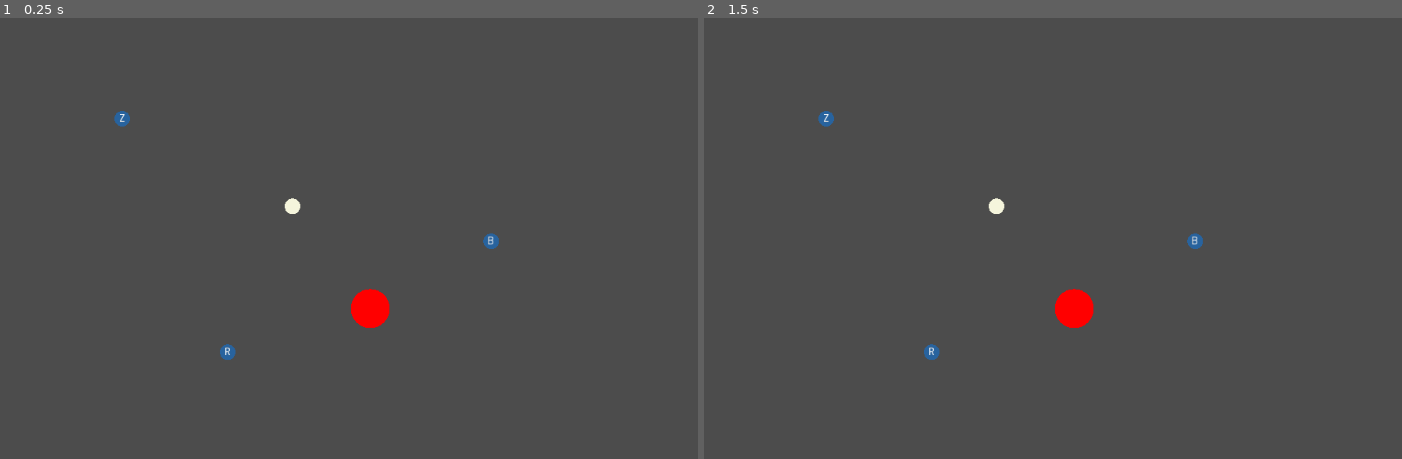
Above: before the commit, frames 1-2 (left to right).
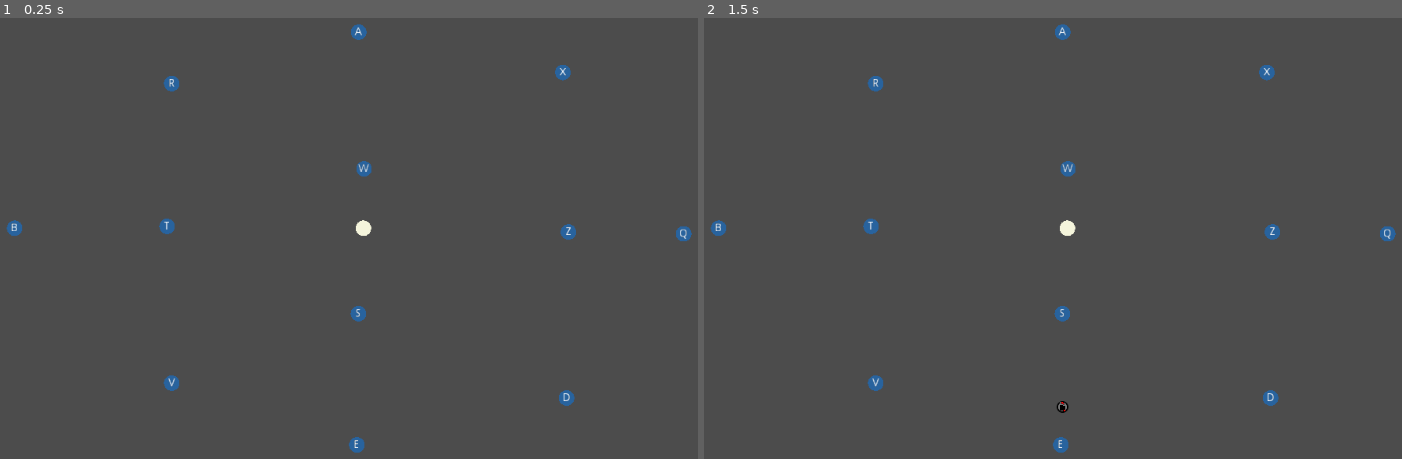
Above: after the commit, the same moments.

Repository: DevinPentecost/gmtkjam-2020
Game: Godot game, scene res://scenes/main.tscn
The game is run twice, just before and just after one commit, with the same random seed, the same clock (stepped at 60 frames per second) and the same inputs. Before the commit the project starts from res://scenes/test/hook_room.tscn. Sound files missing from this copy of the repository are replaced by a short silence.
Inputs:
- Up to frame 1 (0.25 s): no input
- Up to frame 2 (1.5 s): tap Enter at 0.5 s; tap Space at 1.25 s

The runs differ from the first frame. In frame 1, 1.4% of the frame differs, in the area x 0-100%, y 1-99%; in frame 2, 1.5%.

Commit message:
Game sucks

Diff:
--- a/project/objects/labelled/GameLabel.gd
+++ b/project/objects/labelled/GameLabel.gd
@@ -1,9 +1,14 @@
 extends Label
 class_name GameLabel
+
+signal label_activated(pressed)
 
 export (String) var label setget set_label
 export (LabelHelper.HAND) var hand = LabelHelper.HAND.LEFT
 var parent setget , _parent
+
+func _ready():
+	set_process_unhandled_key_input(true)
 
 func set_label(_label):
 	label = _label
@@ -14,8 +19,19 @@
 
 func _enter_tree():
 	#Get a random label
-	set_label(LabelHelper.get_random_label())
+	set_label(LabelHelper.get_random_label(hand))
 
 func _exit_tree():
 	#Return our label
 	LabelHelper.replace_label(label)
+
+func _unhandled_key_input(event):
+	#Get the character of the key input
+	if event.echo:
+		return
+
+	var key = OS.get_scancode_string(event.scancode)
+	var matches_label = key == label
+	if matches_label:
+		#Do we activate?
+		emit_signal("label_activated", event.pressed)
--- a/project/objects/labelled/Hook.gd
+++ b/project/objects/labelled/Hook.gd
@@ -8,22 +8,24 @@
 
 var active = false
 
+onready var alert = $Alert
+
 func _ready():
 	($CollisionShape2D.shape as CircleShape2D).radius = radius
-	set_process_unhandled_key_input(true)
+	remove_child(alert)
+
+func relabel():
+
+	add_child(alert)
+	alert._blink()
+	yield(alert, "alert_finished")
+
+	$GameLabel.label = LabelHelper.swap_label($GameLabel.label)
 
 func _draw():
 	var draw_color = active_color if active else color
 	draw_circle(Vector2.ZERO, radius, draw_color)
 
-func _unhandled_key_input(event):
-	#Get the character of the key input
-	if event.echo:
-		return
-
-	var key = OS.get_scancode_string(event.scancode)
-	var matches_label = key == $GameLabel.label
-	if matches_label:
-		#Do we activate?
-		active = event.pressed
-		update()
+func _on_GameLabel_label_activated(pressed):
+	active = pressed
+	update()
--- a/project/objects/labelled/Hook.tscn
+++ b/project/objects/labelled/Hook.tscn
@@ -1,7 +1,10 @@
-[gd_scene load_steps=4 format=2]
+[gd_scene load_steps=7 format=2]
 
 [ext_resource path="res://objects/labelled/GameLabel.tscn" type="PackedScene" id=1]
 [ext_resource path="res://objects/labelled/Hook.gd" type="Script" id=2]
+[ext_resource path="res://objects/level/Alert.tscn" type="PackedScene" id=3]
+[ext_resource path="res://objects/something.ogg" type="AudioStream" id=4]
+[ext_resource path="res://objects/something.png" type="Texture" id=5]
 
 [sub_resource type="CircleShape2D" id=1]
 
@@ -16,3 +19,14 @@
 
 [node name="CollisionShape2D" type="CollisionShape2D" parent="."]
 shape = SubResource( 1 )
+
+[node name="Alert" parent="." instance=ExtResource( 3 )]
+position = Vector2( 0, -36.0217 )
+texture = ExtResource( 5 )
+
+[node name="AudioStreamPlayer2D" parent="Alert" index="1"]
+stream = ExtResource( 4 )
+volume_db = 10.0
+[connection signal="label_activated" from="GameLabel" to="." method="_on_GameLabel_label_activated"]
+
+[editable path="Alert"]
--- /dev/null
+++ b/project/objects/labelled/Rocket.gd
@@ -0,0 +1,68 @@
+extends Area2D
+
+export var rocket_explosion = "res://objects/explosion.png"
+onready var _rocket_explosion = load(rocket_explosion)
+
+var kill_time = 0.5 #Seconds of holding the key
+var _kill_time = kill_time
+var active = false
+
+var rocket_force = 0.3 # Velocity per second
+var current_velocity = 0.25
+var velocity = Vector2.ZERO
+var direction = Vector2.ONE
+var max_velocity = 7
+
+var player = null
+onready var sprite = $Sprite
+
+
+func _ready():
+	player = get_tree().get_nodes_in_group("player").pop_back()
+	if player:
+		velocity = (player.global_position - global_position).normalized() * current_velocity
+
+
+	set_process(true)
+
+func _process(delta):
+	if active:
+		_kill_time -= delta
+
+	#Did we die?
+	if _kill_time < 0:
+		_kill()
+		_kill_time = 99999
+
+
+	#How much health left on the rocket?
+	var life_percent = _kill_time / kill_time
+	var color = lerp(0, 1, life_percent)
+	modulate = Color(color, color, color)
+
+	#Sprite always faces at player
+	if player:
+		sprite.rotation = (player.global_position - global_position).normalized().angle() + PI/2
+
+		#Move the rocket towards the player
+		direction = (player.global_position - global_position).normalized()
+
+	#Make sure we don't exceed max speed
+	current_velocity += rocket_force * delta
+	velocity = direction * current_velocity
+	velocity = velocity.clamped(max_velocity)
+	position += velocity
+
+func _kill():
+	#Wait for both an explosion animation to play and the explosion sound
+	print("Rocket dead")
+
+	sprite.texture = _rocket_explosion
+
+	$AudioStreamPlayer2D.play()
+	yield($AudioStreamPlayer2D, "finished")
+
+	queue_free()
+
+func _on_GameLabel_label_activated(pressed):
+	active = pressed
--- /dev/null
+++ b/project/objects/labelled/Rocket.tscn
@@ -0,0 +1,36 @@
+[gd_scene load_steps=8 format=2]
+
+[ext_resource path="res://objects/labelled/GameLabel.tscn" type="PackedScene" id=1]
+[ext_resource path="res://objects/labelled/Rocket.gd" type="Script" id=2]
+[ext_resource path="res://objects/labelled/rocket.png" type="Texture" id=3]
+[ext_resource path="res://objects/level/Alert.tscn" type="PackedScene" id=4]
+[ext_resource path="res://objects/alert.ogg" type="AudioStream" id=5]
+[ext_resource path="res://objects/labelled/rocket_explode.ogg" type="AudioStream" id=6]
+
+[sub_resource type="CircleShape2D" id=1]
+
+[node name="Rocket" type="Area2D"]
+script = ExtResource( 2 )
+
+[node name="CollisionShape2D" type="CollisionShape2D" parent="."]
+shape = SubResource( 1 )
+
+[node name="GameLabel" parent="." instance=ExtResource( 1 )]
+hand = 1
+
+[node name="Sprite" type="Sprite" parent="."]
+texture = ExtResource( 3 )
+
+[node name="Alert" parent="." instance=ExtResource( 4 )]
+position = Vector2( 0, -35.3176 )
+
+[node name="AudioStreamPlayer2D" parent="Alert" index="1"]
+stream = ExtResource( 5 )
+volume_db = 15.0
+pitch_scale = 1.31
+
+[node name="AudioStreamPlayer2D" type="AudioStreamPlayer2D" parent="."]
+stream = ExtResource( 6 )
+[connection signal="label_activated" from="GameLabel" to="." method="_on_GameLabel_label_activated"]
+
+[editable path="Alert"]
--- /dev/null
+++ b/project/objects/labelled/Turret.gd
@@ -0,0 +1,44 @@
+tool
+extends Area2D
+class_name Turret
+
+signal launched_rocket(turret)
+
+var launch_time_range = Vector2(10, 15) # Min/Max launch time base
+var launch_time_speedup = 0.25 # How much quicker it launches per 'difficulty'
+var difficulty = 0
+
+onready var sprite = $PlatformSprite/CannonSprite
+var player = null
+
+# Called when the node enters the scene tree for the first time.
+func _ready():
+	player = get_tree().get_nodes_in_group("player").pop_back()
+
+	#Get all turret listeners
+	for listener in get_tree().get_nodes_in_group("turret_listener"):
+		connect("launched_rocket", listener, "_on_Turret_launched_rocket", [self])
+
+	set_process(true)
+	_launch()
+
+func _process(delta):
+
+	#Have the cannon face the player
+	if player:
+		sprite.rotation = (player.global_position - global_position).normalized().angle() + PI/2
+
+func _launch():
+	#Pick a new time
+	var launch_time = rand_range(launch_time_range.x, launch_time_range.y)
+	launch_time -= launch_time_speedup * difficulty
+
+	#Run the timer...
+	$Timer.start(launch_time)
+	yield($Timer, "timeout")
+
+	#Launch a missle
+	emit_signal("launched_rocket")
+
+	#Start again!
+	_launch()
--- /dev/null
+++ b/project/objects/labelled/Turret.tscn
@@ -0,0 +1,25 @@
+[gd_scene load_steps=5 format=2]
+
+[ext_resource path="res://objects/labelled/Turret.gd" type="Script" id=2]
+[ext_resource path="res://objects/labelled/platform.png" type="Texture" id=3]
+[ext_resource path="res://objects/labelled/cannon.png" type="Texture" id=4]
+
+[sub_resource type="CircleShape2D" id=1]
+
+[node name="Turret" type="Area2D" groups=[
+"turret",
+]]
+script = ExtResource( 2 )
+
+[node name="CollisionShape2D" type="CollisionShape2D" parent="."]
+shape = SubResource( 1 )
+
+[node name="PlatformSprite" type="Sprite" parent="."]
+texture = ExtResource( 3 )
+
+[node name="CannonSprite" type="Sprite" parent="PlatformSprite"]
+texture = ExtResource( 4 )
+
+[node name="Timer" type="Timer" parent="."]
+wait_time = 3.62214
+one_shot = true
--- /dev/null
+++ b/project/objects/level/Alert.gd
@@ -0,0 +1,41 @@
+extends Sprite
+
+signal alert_finished(alert)
+
+export (float) var blink_time = 0.5
+export (int) var blink_count = 5
+var _blink_count = 0
+
+onready var timer = $Timer
+onready var player = $AudioStreamPlayer2D
+
+# Called when the node enters the scene tree for the first time.
+func _ready():
+	_blink()
+
+func _exit_tree():
+	player.stop()
+	timer.stop()
+
+func _blink():
+	#Increment blink count
+	_blink_count += 1
+
+	#Determine visibility
+	var visibility = _blink_count % 2 == 1
+	visible = visibility
+
+	#Do we play a sound?
+	if visibility:
+		player.play()
+
+	#Wait for the next blink
+	timer.start(blink_time)
+	yield(timer, "timeout")
+
+	#Are we done?
+	if _blink_count == blink_count:
+		visible = false
+		emit_signal("alert_finished")
+	else:
+		_blink()
--- /dev/null
+++ b/project/objects/level/Alert.tscn
@@ -0,0 +1,12 @@
+[gd_scene load_steps=3 format=2]
+
+[ext_resource path="res://objects/level/Alert.gd" type="Script" id=1]
+[ext_resource path="res://objects/alert.png" type="Texture" id=2]
+
+[node name="Alert" type="Sprite"]
+texture = ExtResource( 2 )
+script = ExtResource( 1 )
+
+[node name="Timer" type="Timer" parent="."]
+
+[node name="AudioStreamPlayer2D" type="AudioStreamPlayer2D" parent="."]
--- /dev/null
+++ b/project/objects/level/GameHandler.gd
@@ -0,0 +1,84 @@
+extends Node2D
+
+const RocketScene = preload("res://objects/labelled/Rocket.tscn")
+const TurretScene = preload("res://objects/labelled/Turret.tscn")
+
+export (float) var turret_spawn_interval = 30 # Seconds to spawn a new one
+export (float) var relabel_hooks_interval = 20 # Seconds to do a hook relable
+export (float) var difficulty_increase_interval = 45 # Seconds to increase difficulty
+
+var difficulty = 1
+
+onready var player = $Player
+
+onready var turrets = $Turrets
+onready var hooks = $Hooks
+onready var obstacles = $Obstacles
+
+onready var turret_timer = $TurretTimer
+onready var relabel_timer = $RelabelTimer
+onready var difficulty_timer = $DifficultyTimer
+
+# Called when the node enters the scene tree for the first time.
+func _ready():
+	_spawn_turret()
+	_relabel_hooks()
+	_increase_difficulty()
+
+func _on_Turret_launched_rocket(turret):
+
+	#We create a new rocket
+	var new_rocket = RocketScene.instance()
+	new_rocket.global_position = turret.global_position
+
+	#Add it
+	add_child(new_rocket)
+
+func _spawn_turret():
+
+	#Pick a turret spawner
+	var spawners = get_tree().get_nodes_in_group("turret_spawner")
+	if spawners.size() == 0:
+		#We're done
+		turret_timer.queue_free()
+		return
+
+	#Pick a spawner at random
+	var spawner = spawners[randi() % spawners.size()]
+	spawner.trigger_spawn()
+
+	#Wait for the timer
+	turret_timer.start(turret_spawn_interval)
+	yield(turret_timer, "timeout")
+
+	_spawn_turret()
+
+func _relabel_hooks():
+	relabel_timer.start(relabel_hooks_interval)
+	yield(relabel_timer, "timeout")
+
+	#Pick some hooks at random
+	for count in range(difficulty):
+		var hook = hooks.get_children()[randi()%hooks.get_child_count()]
+		hook.relabel()
+
+	_relabel_hooks()
+
+func _increase_difficulty():
+	difficulty_timer.start(difficulty_increase_interval)
+	yield(difficulty_timer, "timeout")
+	difficulty += 1
+
+	#Increase the difficulty of all current turrets!
+	for turret in get_tree().get_nodes_in_group("turret"):
+		turret.difficulty = difficulty
+
+	_increase_difficulty()
+
+func _on_TurretSpawner_spawned_turret(spawner):
+	#Make a new turret
+	var new_turret = TurretScene.instance()
+	new_turret.global_position = spawner.global_position
+
+	#Add it to our collection
+	turrets.add_child(new_turret)
--- /dev/null
+++ b/project/objects/level/TurretSpawn.gd
@@ -0,0 +1,19 @@
+extends Position2D
+
+signal spawned_turret(spawner)
+
+const TurretScene = preload("res://objects/labelled/Turret.tscn")
+
+onready var alert = $Alert
+
+func _ready():
+	remove_child(alert)
+	for listener in get_tree().get_nodes_in_group("turret_spawn_listener"):
+		connect("spawned_turret", listener, "_on_TurretSpawner_spawned_turret", [self])
+
+func trigger_spawn():
+	add_child(alert)
+	alert._blink()
+	yield(alert, "alert_finished")
+	emit_signal("spawned_turret")
+	queue_free()
--- /dev/null
+++ b/project/objects/level/TurretSpawn.tscn
@@ -0,0 +1,22 @@
+[gd_scene load_steps=5 format=2]
+
+[ext_resource path="res://objects/level/Alert.tscn" type="PackedScene" id=1]
+[ext_resource path="res://objects/something.ogg" type="AudioStream" id=2]
+[ext_resource path="res://objects/something.png" type="Texture" id=3]
+[ext_resource path="res://objects/level/TurretSpawn.gd" type="Script" id=4]
+
+[node name="TurretSpawn" type="Position2D" groups=[
+"turret_spawner",
+]]
+script = ExtResource( 4 )
+
+[node name="Alert" parent="." instance=ExtResource( 1 )]
+position = Vector2( 0, -35.2778 )
+texture = ExtResource( 3 )
+
+[node name="AudioStreamPlayer2D" parent="Alert" index="1"]
+stream = ExtResource( 2 )
+volume_db = 8.078
+pitch_scale = 1.38
+
+[editable path="Alert"]
--- a/project/objects/player/Player.gd
+++ b/project/objects/player/Player.gd
@@ -23,7 +23,7 @@
 		velocity = Vector2.ZERO
 	else:
 		#Start flying around
-		_integrate_active_hooks(delta)
+		_integrate_active_hooks()
 
 	#Make sure we don't exceed max speed
 	velocity = velocity.clamped(max_speed)
@@ -32,7 +32,7 @@
 	#Drag velocity (when drifting only!)
 	velocity = velocity * (1 - drag * delta)
 
-func _integrate_active_hooks(delta):
+func _integrate_active_hooks():
 	#Get all of the active hooks
 	var active_hooks = []
 	for hook in get_tree().get_nodes_in_group("hook"):
--- a/project/project.godot
+++ b/project/project.godot
@@ -18,21 +18,28 @@
 "class": "Hook",
 "language": "GDScript",
 "path": "res://objects/labelled/Hook.gd"
+}, {
+"base": "Area2D",
+"class": "Turret",
+"language": "GDScript",
+"path": "res://objects/labelled/Turret.gd"
 } ]
 _global_script_class_icons={
 "GameLabel": "",
-"Hook": ""
+"Hook": "",
+"Turret": ""
 }
 
 [application]
 
 config/name="GMTK Jam 2020"
-run/main_scene="res://scenes/test/hook_room.tscn"
+run/main_scene="res://scenes/main.tscn"
 config/icon="res://icon.png"
 
 [autoload]
 
 LabelHelper="*res://singletons/LabelHelper.tscn"
+Coroutines="*res://singletons/Coroutines.gd"
 
 [display]
 
--- /dev/null
+++ b/project/scenes/main.tscn
@@ -0,0 +1,90 @@
+[gd_scene load_steps=5 format=2]
+
+[ext_resource path="res://objects/level/GameHandler.gd" type="Script" id=1]
+[ext_resource path="res://objects/player/Player.tscn" type="PackedScene" id=2]
+[ext_resource path="res://objects/level/TurretSpawn.tscn" type="PackedScene" id=3]
+[ext_resource path="res://objects/labelled/Hook.tscn" type="PackedScene" id=4]
+
+[node name="Main" type="Node2D" groups=[
+"turret_listener",
+"turret_spawn_listener",
+]]
+script = ExtResource( 1 )
+
+[node name="Turrets" type="Node" parent="."]
+
+[node name="Hooks" type="Node" parent="."]
+
+[node name="Hook9" parent="Hooks" instance=ExtResource( 4 )]
+position = Vector2( 794.146, 296.112 )
+
+[node name="Hook" parent="Hooks" instance=ExtResource( 4 )]
+position = Vector2( 85.3786, 291.356 )
+
+[node name="Hook2" parent="Hooks" instance=ExtResource( 4 )]
+position = Vector2( 286.355, 105.839 )
+
+[node name="Hook3" parent="Hooks" instance=ExtResource( 4 )]
+position = Vector2( 787.011, 91.569 )
+
+[node name="Hook4" parent="Hooks" instance=ExtResource( 4 )]
+position = Vector2( 791.768, 508.981 )
+
+[node name="Hook5" parent="Hooks" instance=ExtResource( 4 )]
+position = Vector2( 286.355, 489.953 )
+
+[node name="Hook6" parent="Hooks" instance=ExtResource( 4 )]
+position = Vector2( 532.521, 215.246 )
+
+[node name="Hook7" parent="Hooks" instance=ExtResource( 4 )]
+position = Vector2( 525.385, 400.763 )
+
+[node name="Hook8" parent="Hooks" instance=ExtResource( 4 )]
+position = Vector2( 280.409, 288.977 )
+
+[node name="Hook10" parent="Hooks" instance=ExtResource( 4 )]
+position = Vector2( 941.608, 298.491 )
+
+[node name="Hook11" parent="Hooks" instance=ExtResource( 4 )]
+position = Vector2( 523.324, 569.143 )
+
+[node name="Hook12" parent="Hooks" instance=ExtResource( 4 )]
+position = Vector2( 525.702, 39.9461 )
+
+[node name="Obstacles" type="Node" parent="."]
+
+[node name="Player" parent="." instance=ExtResource( 2 )]
+position = Vector2( 531.744, 291.328 )
+
+[node name="TurretTimer" type="Timer" parent="."]
+one_shot = true
+
+[node name="RelabelTimer" type="Timer" parent="."]
+one_shot = true
+
+[node name="DifficultyTimer" type="Timer" parent="."]
+one_shot = true
+
+[node name="TurretSpawn" parent="." instance=ExtResource( 3 )]
+position = Vector2( 529.799, 142.243 )
+
+[node name="TurretSpawn2" parent="." instance=ExtResource( 3 )]
+position = Vector2( 424.346, 289.075 )
+
+[node name="TurretSpawn3" parent="." instance=ExtResource( 3 )]
+position = Vector2( 125.342, 131.564 )
+
+[node name="TurretSpawn4" parent="." instance=ExtResource( 3 )]
+position = Vector2( 125.342, 506.654 )
+
+[node name="TurretSpawn5" parent="." instance=ExtResource( 3 )]
+position = Vector2( 935.59, 505.319 )
+
+[node name="TurretSpawn6" parent="." instance=ExtResource( 3 )]
+position = Vector2( 942.264, 139.573 )
+
+[node name="TurretSpawn7" parent="." instance=ExtResource( 3 )]
+position = Vector2( 668.622, 297.084 )
+
+[node name="TurretSpawn8" parent="." instance=ExtResource( 3 )]
+position = Vector2( 525.794, 520.002 )
--- a/project/scenes/test/hook_room.tscn
+++ b/project/scenes/test/hook_room.tscn
@@ -1,10 +1,18 @@
-[gd_scene load_steps=4 format=2]
+[gd_scene load_steps=8 format=2]
 
 [ext_resource path="res://objects/labelled/Hook.tscn" type="PackedScene" id=1]
 [ext_resource path="res://objects/player/Player.tscn" type="PackedScene" id=2]
 [ext_resource path="res://objects/level/Obstacle.tscn" type="PackedScene" id=3]
+[ext_resource path="res://objects/labelled/Turret.tscn" type="PackedScene" id=4]
+[ext_resource path="res://objects/labelled/Rocket.tscn" type="PackedScene" id=5]
+[ext_resource path="res://objects/level/GameHandler.gd" type="Script" id=7]
 
-[node name="HookRoom" type="Node2D"]
+[sub_resource type="GDScript" id=1]
+
+[node name="HookRoom" type="Node2D" groups=[
+"turret_listener",
+]]
+script = ExtResource( 7 )
 
 [node name="Hooks" type="Node" parent="."]
 
@@ -24,3 +32,12 @@
 
 [node name="Obstacle" parent="Obstacles" instance=ExtResource( 3 )]
 position = Vector2( 540.506, 394.355 )
+
+[node name="Turrets" type="Node" parent="."]
+script = SubResource( 1 )
+
+[node name="Turret" parent="Turrets" instance=ExtResource( 4 )]
+position = Vector2( 478.6, 271.524 )
+
+[node name="Rocket" parent="." instance=ExtResource( 5 )]
+position = Vector2( 716.792, 109.594 )
--- /dev/null
+++ b/project/singletons/Coroutines.gd
@@ -0,0 +1,26 @@
+extends Node
+
+static func await_any_signal(args):
+	assert(len(args) % 2 == 0)
+	var emitter = _Emitter.new()
+	for i in range(0, len(args), 2):
+		var object = args[i]
+		var signal_name = args[i + 1]
+		object.connect(signal_name, emitter, "emit")
+	yield(emitter, 'emitted')
+
+static func await_all_signals(args):
+	assert(len(args) % 2 == 0)
+	var emitter = _Emitter.new()
+	for i in range(0, len(args), 2):
+		var object = args[i]
+		var signal_name = args[i + 1]
+		object.connect(signal_name, emitter, 'emit')
+	#warning-ignore:unused_variable
+	for i in range(0, len(args), 2):
+		yield(emitter, 'emitted')
+
+class _Emitter:
+	signal emitted
+	func emit():
+		emit_signal("emitted")
--- a/project/singletons/LabelHelper.gd
+++ b/project/singletons/LabelHelper.gd
@@ -41,7 +41,8 @@
 		labels.append(label.label)
 	return labels
 
-func get_random_label(replace=false, hand=HAND.LEFT):
+func get_random_label(hand=HAND.LEFT, replace=false):
+
 	#Pull a random label from the bag
 	var bag = null
 	if hand == HAND.LEFT:
@@ -66,3 +67,9 @@
 	else:
 		#Where did this label come from?
 		pass
+
+func swap_label(label, hand=HAND.LEFT):
+	#Get a new label
+	var new_label = get_random_label(hand)
+	replace_label(label)
+	return new_label
Not shown, added: project/objects/alert.ogg.import
Binary file added: project/objects/alert.png
Not shown, added: project/objects/alert.png.import
Binary file added: project/objects/explosion.png
Not shown, added: project/objects/explosion.png.import
Binary file added: project/objects/labelled/cannon.png
Not shown, added: project/objects/labelled/cannon.png.import
Binary file added: project/objects/labelled/platform.png
Not shown, added: project/objects/labelled/platform.png.import
Binary file added: project/objects/labelled/rocket.png
Not shown, added: project/objects/labelled/rocket.png.import
Not shown, added: project/objects/labelled/rocket_explode.ogg.import
(and 10 more such lines)
